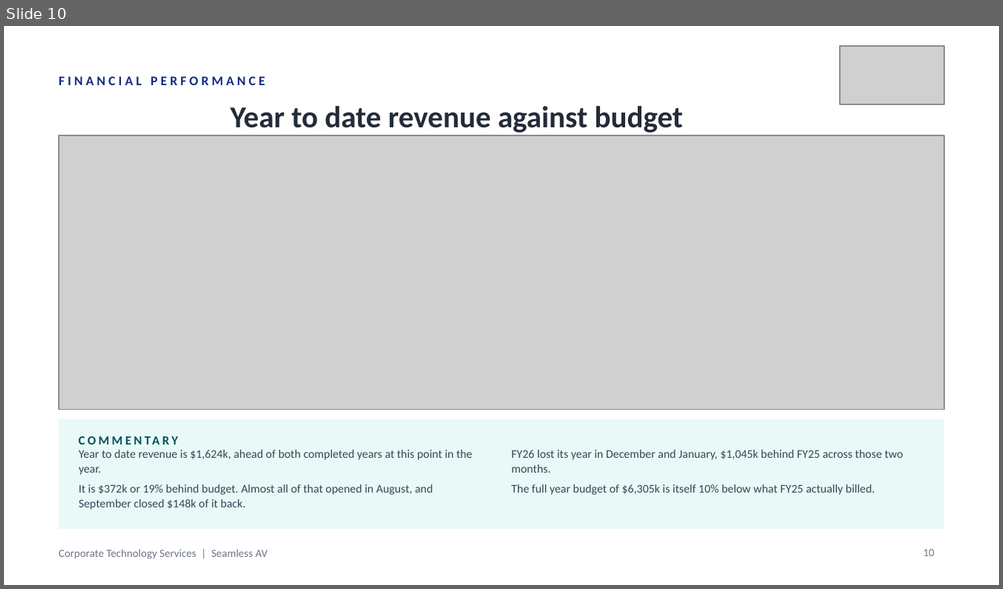
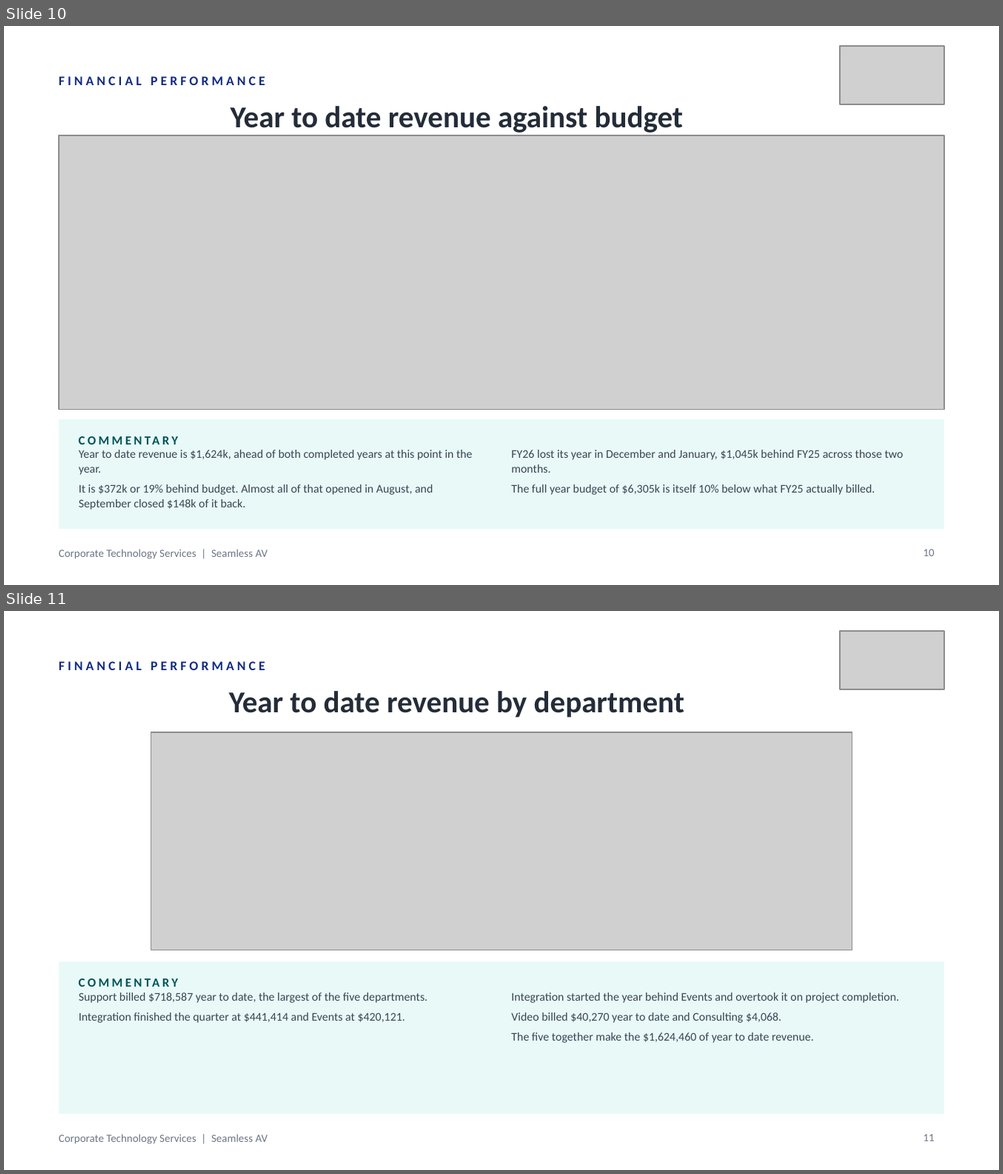
Before and after one commit to WesleyNelson-O33/Claude, a slide deck: deck/CTS Monthly Business Review - 30092026.pptx. Shown one above the other, each under a label of ours: slide 10 before the commit, slides 10 and 11 after it. The pictures are 1003x589 and 1003x1174 pixels, drawn with LibreOffice and Linux fonts; fonts in the diff are those of the drawing; grey boxes stand for pictures. Boxes give left, top, right and bottom in pixels: in the first picture for what was removed or moved away, otherwise in the second. Text is boxed around its words. In the diff, an @@ line names an element or a change of style, - is before the commit and + after.

```diff
--- a/deck/CTS Monthly Business Review - 30092026.pptx
+++ b/deck/CTS Monthly Business Review - 30092026.pptx
@@ slide 11 added at [4, 611, 999, 1170], background #FFFFFF; not listed: 1 template element that a slide beside it also shows @@
@@ picture added at [839, 631, 944, 689] @@
@@ text added at [59, 661, 265, 670], 9.5 pt, text #122B82, bold @@
+FINANCIAL PERFORMANCE
@@ text added at [229, 691, 684, 718], 22 pt, text #242C39, bold @@
+Year to date revenue by department
@@ picture added at [151, 732, 851, 950] @@
@@ rectangle added at [59, 962, 944, 1114], fill #E8F9F8 @@
@@ text added at [79, 970, 377, 995], 9 pt, text #005358, bold @@
+COMMENTARY
@@ text added at [79, 993, 427, 1023], 8.5 pt, text #3A4453 @@
+Support billed $718,587 year to date, the largest of the five departments.
+Integration finished the quarter at $441,414 and Events at $420,121.
@@ text added at [511, 993, 899, 1043], 8.5 pt, text #3A4453 @@
+Integration started the year behind Events and overtook it on project completion.
+Video billed $40,270 year to date and Consulting $4,068.
+The five together make the $1,624,460 of year to date revenue.
@@ page number added at [923, 1134, 934, 1142], 8 pt, text #6B7585 @@
+11
```
Also in this commit, not shown: 10 other files.
